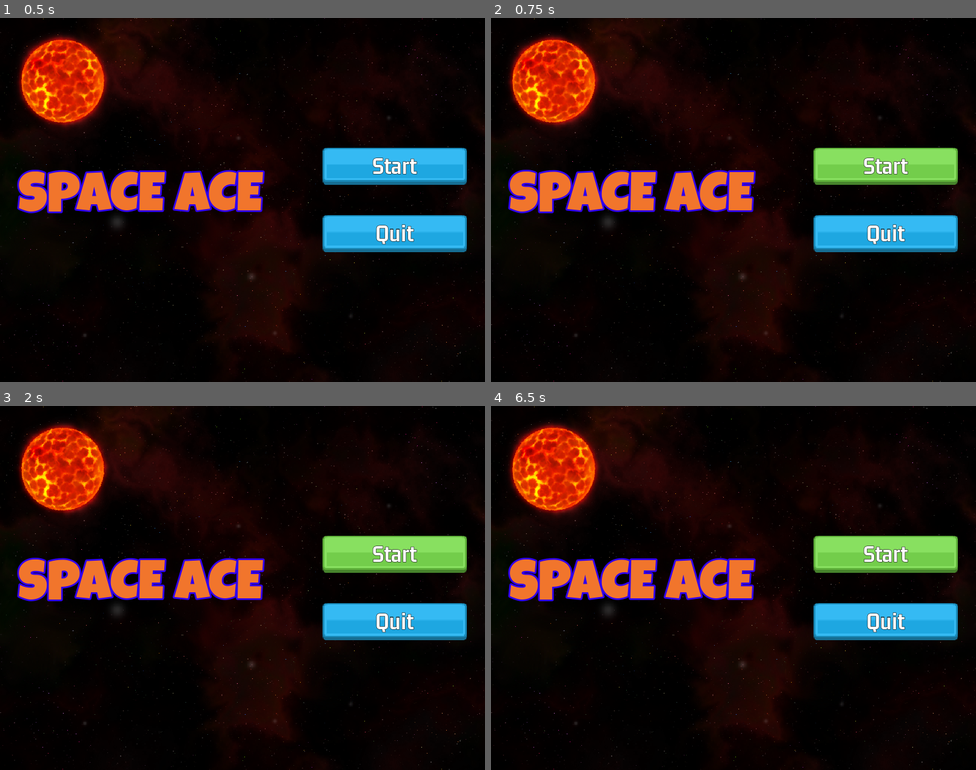
Above: before the commit, frames 1-4 (two rows, left to right).
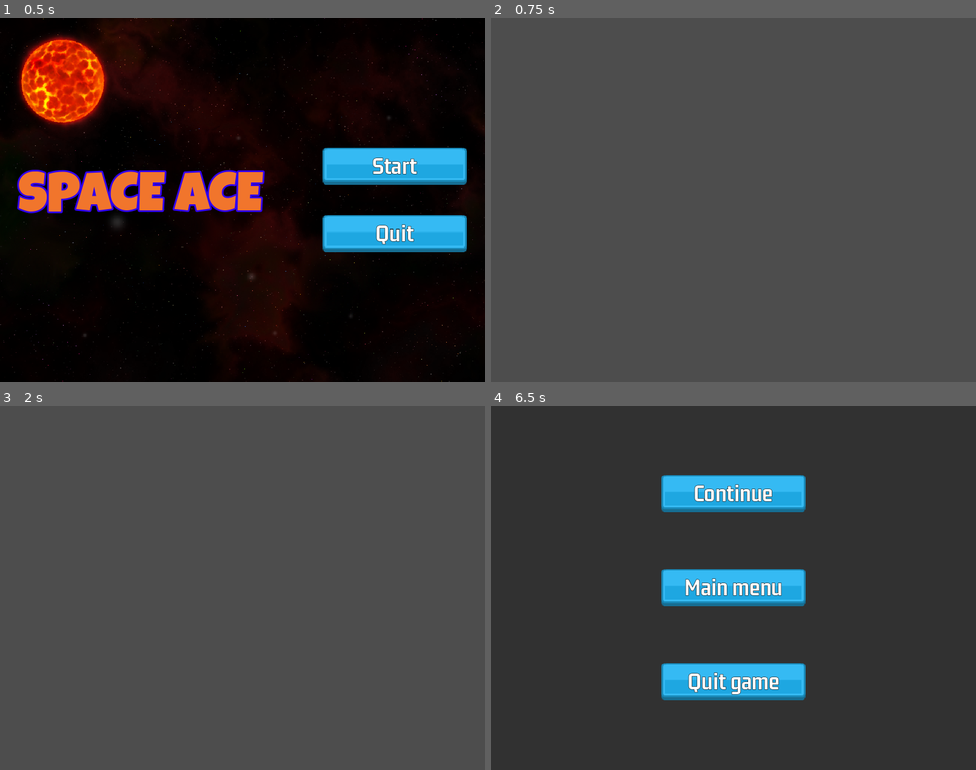
Above: after the commit, the same moments.

Repository: fj0lverkr/space-ace
Game: Godot game, scene res://scenes/main/main.tscn
The game is run twice, just before and just after one commit, with the same random seed, the same clock (stepped at 60 frames per second) and the same inputs. Before the commit the project has no main scene; this scene is started directly in both runs.
Inputs (mouse positions are in pixels of both pictures, inside the frame that each line leads up to):
- Up to frame 1 (0.5 s): no input
- Up to frame 2 (0.75 s): click "Start" at 0.5 s
- Up to frame 3 (2 s): click (392, 555) at 1.25 s, where only the run before the commit has a clickable "Start"
- Up to frame 4 (6.5 s): click (883, 555) at 2 s, where only the run before the commit has a clickable "Start"; tap Enter at 2.75 s; tap Space at 5.75 s; tap Escape (pause, bound only after the commit) at 6.4 s

Frame 1 is identical in both runs. In frame 2, 100% of the frame differs, in the area x 0-100%, y 0-100%; in frame 3, 100%; in frame 4, 100%.

Commit message:
navigation between Main and level

Diff:
--- a/project.godot
+++ b/project.godot
@@ -11,8 +11,19 @@
 [application]
 
 config/name="Space Ace"
+run/main_scene="res://scenes/main/main.tscn"
 config/features=PackedStringArray("4.3", "Mobile")
 config/icon="res://icon.png"
+
+[autoload]
+
+SignalBus="*res://singletons/signal_bus.gd"
+GameManager="*res://singletons/game_manager.gd"
+
+[debug]
+
+gdscript/warnings/unused_signal=0
+gdscript/warnings/untyped_declaration=1
 
 [display]
 
@@ -22,6 +33,14 @@
 window/size/window_height_override=720
 window/stretch/mode="canvas_items"
 
+[input]
+
+pause={
+"deadzone": 0.5,
+"events": [Object(InputEventKey,"resource_local_to_scene":false,"resource_name":"","device":-1,"window_id":0,"alt_pressed":false,"shift_pressed":false,"ctrl_pressed":false,"meta_pressed":false,"pressed":false,"keycode":0,"physical_keycode":4194305,"key_label":0,"unicode":0,"location":0,"echo":false,"script":null)
+]
+}
+
 [rendering]
 
 textures/canvas_textures/default_texture_filter=0
--- /dev/null
+++ b/scenes/level/level.gd
@@ -0,0 +1,24 @@
+extends Node2D
+
+@onready var pause_overlay: CanvasLayer = $Pause
+
+
+func _ready() -> void:
+	SignalBus.on_continue.connect(_toggle_pauze.bind(false))
+
+
+func _process(delta: float) -> void:
+	_process_input(delta)
+
+
+func _process_input(_delta: float) -> void:
+	if Input.is_action_just_pressed("pause"):
+		_toggle_pauze(true)
+
+
+func _toggle_pauze(paused: bool) -> void:
+	Engine.time_scale = 1 if paused else 0
+	if paused:
+		pause_overlay.show()
+	else:
+		pause_overlay.hide()
--- /dev/null
+++ b/scenes/level/level.tscn
@@ -0,0 +1,10 @@
+[gd_scene load_steps=3 format=3 uid="uid://bv6eyxurfctkh"]
+
+[ext_resource type="Script" path="res://scenes/level/level.gd" id="1_mgefi"]
+[ext_resource type="PackedScene" uid="uid://bs8qampxx75ga" path="res://scenes/pause/pause.tscn" id="2_dk1hs"]
+
+[node name="Level" type="Node2D"]
+script = ExtResource("1_mgefi")
+
+[node name="Pause" parent="." instance=ExtResource("2_dk1hs")]
+visible = false
--- a/scenes/main/main.gd
+++ b/scenes/main/main.gd
@@ -2,8 +2,8 @@
 
 
 func _on_btn_start_pressed() -> void:
-	print("start")
+	GameManager.load_level_scene()
 
 
 func _on_btn_quit_pressed() -> void:
-	print("quit")
+	get_tree().quit()
--- /dev/null
+++ b/scenes/pause/pause.gd
@@ -0,0 +1,13 @@
+extends CanvasLayer
+
+
+func _on_btn_continue_pressed() -> void:
+	SignalBus.on_continue.emit()
+
+
+func _on_btn_main_pressed() -> void:
+	GameManager.load_main_scene()
+
+
+func _on_btn_quit_pressed() -> void:
+	get_tree().quit()
--- /dev/null
+++ b/scenes/pause/pause.tscn
@@ -0,0 +1,48 @@
+[gd_scene load_steps=3 format=3 uid="uid://bs8qampxx75ga"]
+
+[ext_resource type="PackedScene" uid="uid://b2nwn7qkf56j2" path="res://scenes/menu_button/menu_button.tscn" id="1_qvpj5"]
+[ext_resource type="Script" path="res://scenes/pause/pause.gd" id="1_w7cwn"]
+
+[node name="Pause" type="CanvasLayer"]
+script = ExtResource("1_w7cwn")
+
+[node name="ColorRect" type="ColorRect" parent="."]
+anchors_preset = 15
+anchor_right = 1.0
+anchor_bottom = 1.0
+grow_horizontal = 2
+grow_vertical = 2
+color = Color(0, 0, 0, 0.356863)
+
+[node name="MC" type="MarginContainer" parent="."]
+anchors_preset = 15
+anchor_right = 1.0
+anchor_bottom = 1.0
+grow_horizontal = 2
+grow_vertical = 2
+theme_override_constants/margin_left = 24
+theme_override_constants/margin_top = 24
+theme_override_constants/margin_right = 24
+theme_override_constants/margin_bottom = 24
+
+[node name="VB" type="VBoxContainer" parent="MC"]
+layout_mode = 2
+size_flags_horizontal = 4
+size_flags_vertical = 4
+theme_override_constants/separation = 75
+
+[node name="BtnContinue" parent="MC/VB" instance=ExtResource("1_qvpj5")]
+layout_mode = 2
+button_label_text = "Continue"
+
+[node name="BtnMain" parent="MC/VB" instance=ExtResource("1_qvpj5")]
+layout_mode = 2
+button_label_text = "Main menu"
+
+[node name="BtnQuit" parent="MC/VB" instance=ExtResource("1_qvpj5")]
+layout_mode = 2
+button_label_text = "Quit game"
+
+[connection signal="pressed" from="MC/VB/BtnContinue" to="." method="_on_btn_continue_pressed"]
+[connection signal="pressed" from="MC/VB/BtnMain" to="." method="_on_btn_main_pressed"]
+[connection signal="pressed" from="MC/VB/BtnQuit" to="." method="_on_btn_quit_pressed"]
--- /dev/null
+++ b/singletons/game_manager.gd
@@ -0,0 +1,12 @@
+extends Node
+
+const MAIN: PackedScene = preload("res://scenes/main/main.tscn")
+const LEVEL: PackedScene = preload("res://scenes/level/level.tscn")
+
+
+func load_main_scene() -> void:
+	get_tree().change_scene_to_packed(MAIN)
+
+
+func load_level_scene() -> void:
+	get_tree().change_scene_to_packed(LEVEL)
--- /dev/null
+++ b/singletons/signal_bus.gd
@@ -0,0 +1,3 @@
+extends Node
+
+signal on_continue
